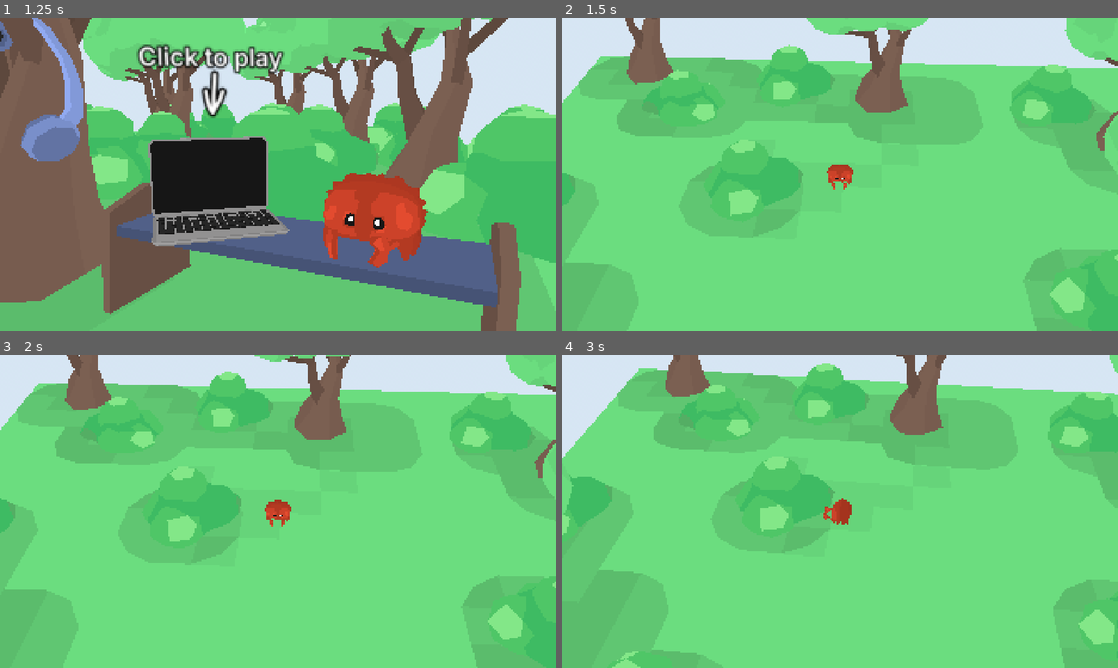
Above: before the commit, frames 1-4 (two rows, left to right).
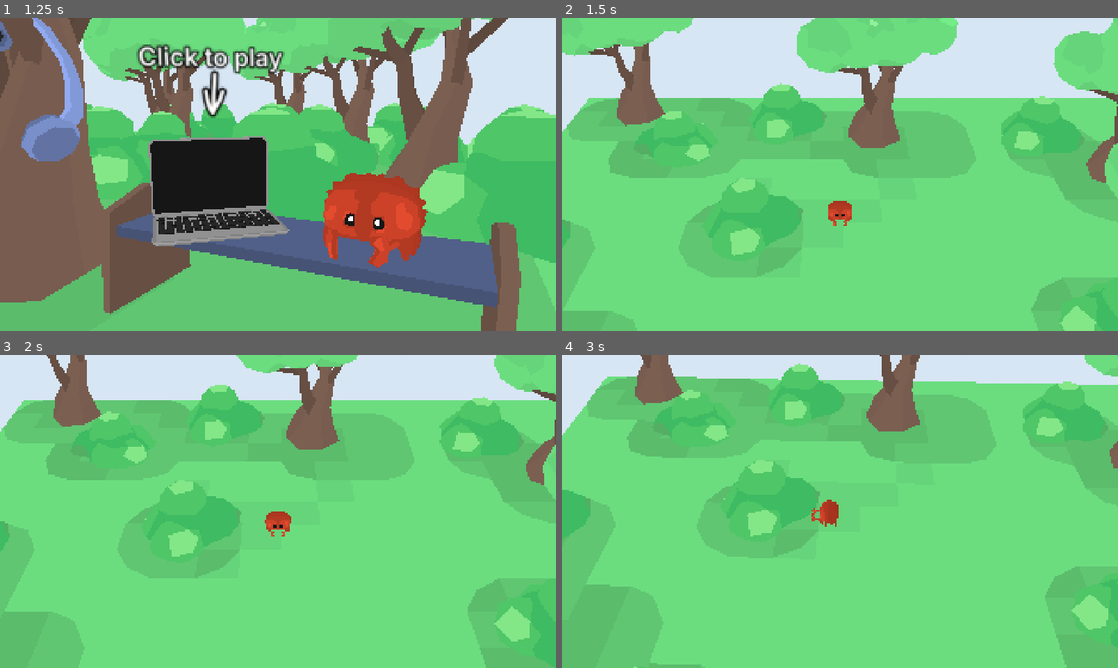
Above: after the commit, the same moments.

Repository: EnotCoder/my_friend_is_fgoty
Game: Godot game, scene res://scenes/main.tscn
Two runs of this game, one before a commit and one after it. Both use one fixed random seed, a clock stepped at 60 frames per second and the inputs below.
Inputs (mouse positions are in pixels of both pictures, inside the frame that each line leads up to):
- Up to frame 1 (1.25 s): move the mouse to (400, 158) at 0.52 s; tap A (A) at 0.6 s; click (400, 158) at 0.67 s; tap D (D) at 0.8 s
- Up to frame 2 (1.5 s): move the mouse to (728, 190) at 1.27 s; tap D (D) at 1.35 s; click (728, 190) at 1.42 s
- Up to frame 3 (2 s): tap S (S) at 1.55 s
- Up to frame 4 (3 s): move the mouse to (895, 442) at 2.02 s; tap S (S) at 2.1 s; click (895, 442) at 2.17 s; tap A (A) at 2.3, 2.85 s; move the mouse to (812, 574) at 2.77 s; click (812, 574) at 2.92 s

Frame 1 is identical in both runs. In frame 2, 33% of the frame differs, in the area x 0-100%, y 0-100%; in frame 3, 14%; in frame 4, 15%.

Commit message:
add camera rotation fall

Diff:
--- a/action_scene/player.tscn
+++ b/action_scene/player.tscn
@@ -1,11 +1,17 @@
 [gd_scene format=3 uid="uid://c6xmstywcsofl"]
 
 [ext_resource type="ArrayMesh" uid="uid://b2xqyvwksgquv" path="res://meshes/rust.res" id="1_3n37v"]
+[ext_resource type="Script" uid="uid://0j34jvgvhvbk" path="res://scripts/player/player.gd" id="1_o3x7v"]
+[ext_resource type="Script" uid="uid://dwefwf7k7rxpj" path="res://scripts/player/fall_part.gd" id="2_gmi33"]
 
 [sub_resource type="SphereShape3D" id="SphereShape3D_jmwk8"]
 radius = 0.23629375
 
 [node name="player" type="CharacterBody3D" unique_id=1175395954]
+script = ExtResource("1_o3x7v")
+
+[node name="fall_part" type="Node3D" parent="." unique_id=1983341158]
+script = ExtResource("2_gmi33")
 
 [node name="Rust" type="MeshInstance3D" parent="." unique_id=986938546]
 mesh = ExtResource("1_3n37v")
--- a/scenes/level_1.tscn
+++ b/scenes/level_1.tscn
@@ -6,10 +6,9 @@
 [ext_resource type="ArrayMesh" uid="uid://imgmd3basxqr" path="res://meshes/grass_level_1/grass_shadow.res" id="3_5xbjy"]
 [ext_resource type="ArrayMesh" uid="uid://kehl5ud40rt5" path="res://meshes/grass_level_1/forest.res" id="4_5xbjy"]
 [ext_resource type="Shape3D" uid="uid://8jquknnn41ce" path="res://collisions/level_1_forest.tres" id="4_15mv3"]
-[ext_resource type="ArrayMesh" uid="uid://bh1vb8nsyhd5j" path="res://meshes/grass_level_1/cysts.res" id="5_4nkto"]
+[ext_resource type="ArrayMesh" uid="uid://gjsws5i06c1k" path="res://meshes/grass_level_1/cysts.res" id="5_4nkto"]
 [ext_resource type="PackedScene" uid="uid://c6xmstywcsofl" path="res://action_scene/player.tscn" id="5_fcfvj"]
 [ext_resource type="Shape3D" uid="uid://bbme7xxi5kbil" path="res://collisions/level_1_cysts.tres" id="6_e3sih"]
-[ext_resource type="Script" uid="uid://0j34jvgvhvbk" path="res://scripts/player/player.gd" id="6_pa8r4"]
 
 [sub_resource type="ProceduralSkyMaterial" id="ProceduralSkyMaterial_bswci"]
 sky_top_color = Color(0.8263835, 0.9028206, 0.96717495, 1)
@@ -30,12 +29,6 @@
 
 [node name="world_light" type="WorldEnvironment" parent="." unique_id=664374490]
 environment = SubResource("Environment_rus8k")
-
-[node name="camera" type="Camera3D" parent="." unique_id=1000256945 node_paths=PackedStringArray("player")]
-transform = Transform3D(0.99999994, 0, 0, 0, 0.8338858, 0.551937, 0, -0.551937, 0.8338858, 0.57, 8.516, 11.069)
-fov = 30.0
-script = ExtResource("1_2y5yt")
-player = NodePath("../player")
 
 [node name="map" type="Node3D" parent="." unique_id=1457961318]
 
@@ -71,6 +64,12 @@
 shape = ExtResource("6_e3sih")
 
 [node name="player" parent="." unique_id=1175395954 instance=ExtResource("5_fcfvj")]
-script = ExtResource("6_pa8r4")
+transform = Transform3D(1, 0, 0, 0, 1, 0, 0, 0, 1, 0, -0.10187982, 0)
+
+[node name="camera" type="Camera3D" parent="." unique_id=1000256945 node_paths=PackedStringArray("player")]
+transform = Transform3D(1, 0, 0, 0, 0.83388585, 0.55193704, 0, -0.55193704, 0.83388585, 0, 8.516, 11.069)
+fov = 30.0
+script = ExtResource("1_2y5yt")
+player = NodePath("../player")
 
 [node name="map_wall" type="Node3D" parent="." unique_id=1011596586]
--- /dev/null
+++ b/scripts/player/fall_part.gd
@@ -0,0 +1,14 @@
+extends Node3D
+
+const GLOBAL_FALL_LINE: float = -4.408;
+const GLOBAL_TP_FALL_LINE: float = -16.408;
+
+func _process(_delta: float) -> void:
+	if get_parent().global_position.y <= GLOBAL_TP_FALL_LINE:
+		get_parent().set_standart_level_position();
+
+func is_on_grass() -> bool:
+	if get_parent().global_position.y <= GLOBAL_FALL_LINE:
+		return false;
+
+	return true;
--- a/scripts/player/level_camera.gd
+++ b/scripts/player/level_camera.gd
@@ -2,8 +2,31 @@
 
 @export var player: CharacterBody3D;
 
-func _process(_delta: float) -> void:
-	look_at(player.global_position);
+var fall_rotation_degrees: Vector3 = Vector3(-33.5, 0.0, 0.0);
+var rotation_speed: float = 3.0;
+
+func _process(delta: float) -> void:
+	var target_rotation: Quaternion;
+
+	if player.fall_part.is_on_grass():
+		var target_transform := global_transform.looking_at(
+			player.global_position,
+			Vector3.UP
+		)
+
+		target_rotation = target_transform.basis.get_rotation_quaternion()
+	else:
+		target_rotation = Quaternion.from_euler(
+			fall_rotation_degrees * (PI / 180.0)
+		);
+
+	var weight := 1.0 - exp(-rotation_speed * delta)
+	var current_rotation := global_basis.orthonormalized().get_rotation_quaternion()
+
+	global_basis = Basis(
+		current_rotation.slerp(target_rotation, weight)
+	)
+
 const START_FOV: float = 30.0;
 
 func _ready() -> void:
--- a/scripts/player/player.gd
+++ b/scripts/player/player.gd
@@ -6,6 +6,11 @@
 @onready var visual: Node3D = $Rust;
 var target_angle: float = 0.0;
 
+@onready var fall_part: Node3D = $fall_part
+@onready var standart_level_position: Vector3 = global_position;
+
+func set_standart_level_position():
+	global_position = standart_level_position;
 
 func _ready() -> void:
 	target_angle = visual.rotation.y;
Not shown, added: scripts/player/fall_part.gd.uid
